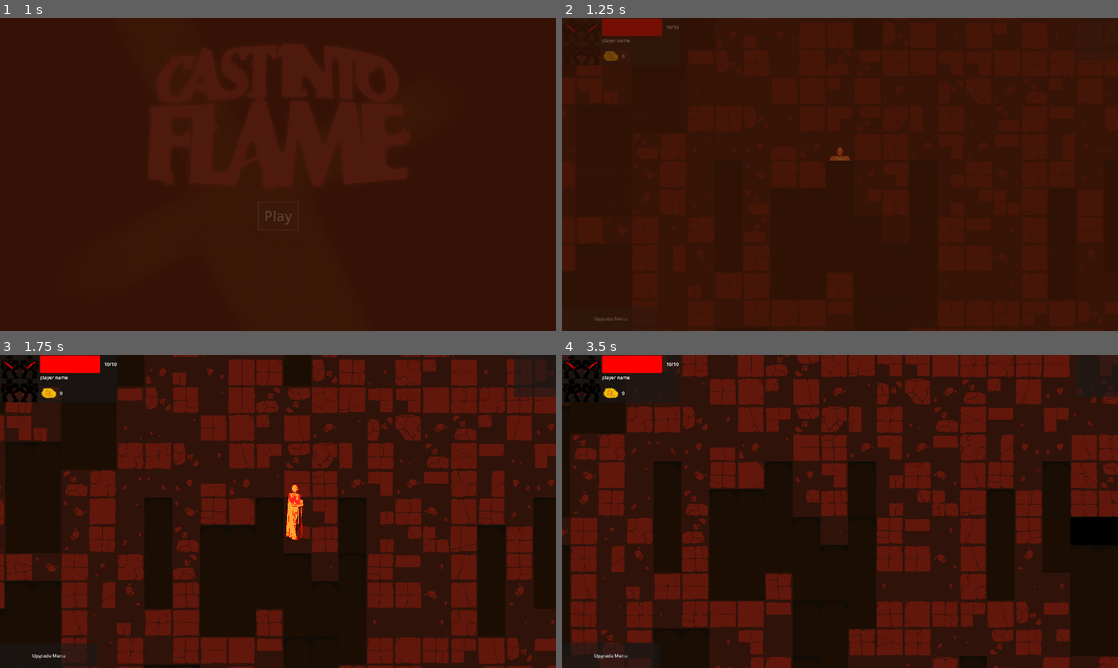
Above: before the commit, frames 1-4 (two rows, left to right).
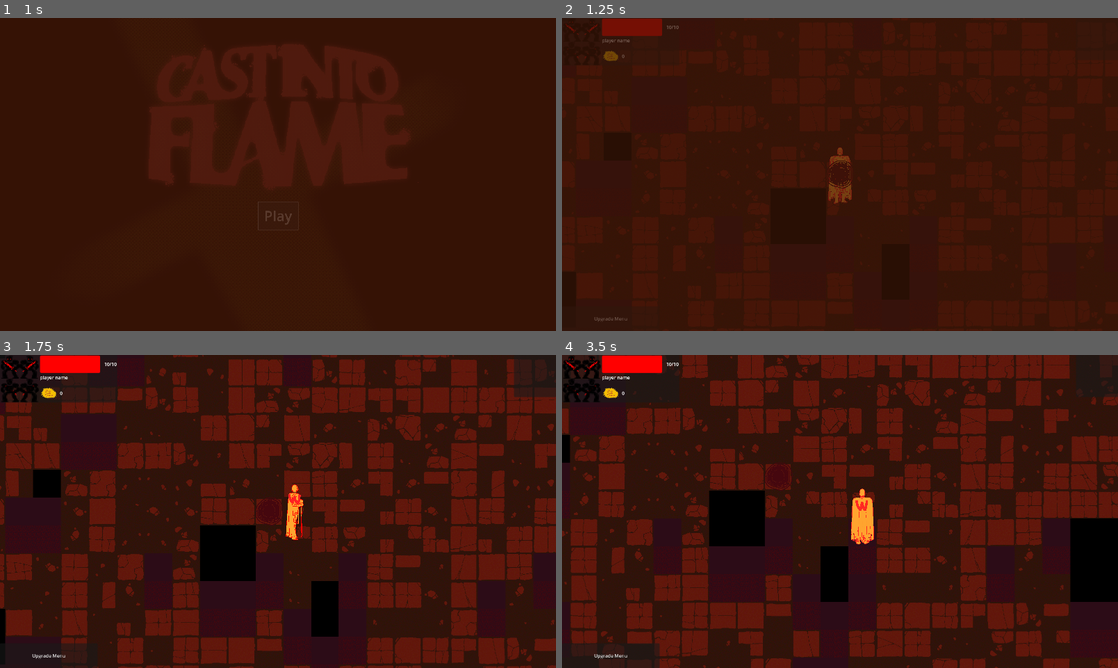
Above: after the commit, the same moments.

Repository: jible/capstone
Game: Godot game, scene res://scenes/testScenes/main_menu.tscn
The game is run twice, just before and just after one commit, with the same random seed, the same clock (stepped at 60 frames per second) and the same inputs. The engine's default icon, where the game draws it, is replaced by a stand-in: a white triangle on a blue panel in a dark square.
Inputs (mouse positions are in pixels of both pictures, inside the frame that each line leads up to):
- Up to frame 1 (1 s): click "Play" at 0.5 s
- Up to frame 2 (1.25 s): no input
- Up to frame 3 (1.75 s): move the mouse to (400, 495) at 1.27 s; hold Right (right) from 1.28 s (still down); hold Space (attack) from 1.28 s (still down)
- Up to frame 4 (3.5 s): move the mouse to (728, 527) at 2.02 s; release Right (right) at 2.03 s; release Space (attack) at 2.03 s; hold Down (down) 2.03-2.78 s; tap Space (attack) at 2.1 s; move the mouse to (895, 442) at 2.77 s; hold Right (right) from 2.78 s (still down); hold Space (attack) from 2.78 s (still down)

Frame 1 is identical in both runs. In frame 2, 0.3% of the frame differs, in the area x 2-100%, y 28-100%; in frame 3, 12%; in frame 4, 19%, in the area x 0-100%, y 0-100%.

Commit message:
Revert "version 0.35"

Diff:
--- a/project.godot
+++ b/project.godot
@@ -31,6 +31,7 @@
 
 window/size/viewport_width=1920
 window/size/viewport_height=1080
+window/size/mode=3
 window/size/initial_position_type=0
 window/size/window_width_override=1920
 window/size/window_height_override=1080
--- a/scenes/level_generator.tscn
+++ b/scenes/level_generator.tscn
@@ -11,17 +11,12 @@
 resource_name = "walls"
 texture = ExtResource("3_r8qfe")
 texture_region_size = Vector2i(120, 120)
+use_texture_padding = false
 0:0/0 = 0
-0:0/0/physics_layer_0/polygon_0/points = PackedVector2Array(60, 60, -60, 60, -60, -60, 60, -60)
 1:0/0 = 0
-1:0/0/z_index = 1
-2:0/0 = 0
-2:0/0/z_index = 1
 
 [sub_resource type="TileSet" id="TileSet_0kjvg"]
 tile_size = Vector2i(120, 120)
-physics_layer_0/collision_layer = 3
-physics_layer_0/collision_mask = 3
 sources/0 = SubResource("TileSetAtlasSource_sr1dw")
 
 [sub_resource type="NavigationPolygon" id="NavigationPolygon_2pohe"]
--- a/scenes/prefabs/collectable.tscn
+++ b/scenes/prefabs/collectable.tscn
@@ -1,8 +1,7 @@
-[gd_scene load_steps=5 format=3 uid="uid://y552t2bx22bv"]
+[gd_scene load_steps=4 format=3 uid="uid://y552t2bx22bv"]
 
 [ext_resource type="Script" path="res://scripts/collectable.gd" id="1_7ahly"]
 [ext_resource type="Texture2D" uid="uid://c7850720ld0bf" path="res://assets/sprites/currency-prototype.png" id="2_468n4"]
-[ext_resource type="Texture2D" uid="uid://btawghlpn4ah1" path="res://assets/images/particle.jpg" id="3_q4sbc"]
 
 [sub_resource type="CircleShape2D" id="CircleShape2D_be6op"]
 
@@ -17,20 +16,3 @@
 
 [node name="Sprite2D" type="Sprite2D" parent="."]
 texture = ExtResource("2_468n4")
-
-[node name="CPUParticles2D" type="CPUParticles2D" parent="."]
-scale = Vector2(0.5, 0.5)
-amount = 27
-speed_scale = 0.3
-texture = ExtResource("3_q4sbc")
-emission_shape = 1
-emission_sphere_radius = 5.98
-spread = 20.12
-gravity = Vector2(0, 0)
-angular_velocity_max = 10.0
-linear_accel_min = 6.83
-linear_accel_max = 43.83
-radial_accel_min = 29.81
-radial_accel_max = 29.81
-tangential_accel_max = 4.7
-scale_amount_min = 0.0
--- a/scenes/prefabs/npcs/enemies/basic_enemy.tscn
+++ b/scenes/prefabs/npcs/enemies/basic_enemy.tscn
@@ -299,19 +299,10 @@
 }, {
 "duration": 1.0,
 "texture": SubResource("AtlasTexture_2ntkl")
-}, {
-"duration": 1.0,
-"texture": SubResource("AtlasTexture_6ftiv")
-}, {
-"duration": 1.0,
-"texture": SubResource("AtlasTexture_eql2g")
-}, {
-"duration": 1.0,
-"texture": SubResource("AtlasTexture_cugn7")
 }],
 "loop": false,
 "name": &"death",
-"speed": 15.0
+"speed": 5.0
 }, {
 "frames": [{
 "duration": 1.0,
@@ -328,19 +319,10 @@
 }, {
 "duration": 1.0,
 "texture": SubResource("AtlasTexture_ueg55")
-}, {
-"duration": 1.0,
-"texture": SubResource("AtlasTexture_q6xrq")
-}, {
-"duration": 1.0,
-"texture": SubResource("AtlasTexture_qbxw1")
-}, {
-"duration": 1.0,
-"texture": SubResource("AtlasTexture_8ujhu")
 }],
 "loop": false,
 "name": &"hurt_east",
-"speed": 15.0
+"speed": 5.0
 }, {
 "frames": [{
 "duration": 1.0,
@@ -357,19 +339,10 @@
 }, {
 "duration": 1.0,
 "texture": SubResource("AtlasTexture_2g3id")
-}, {
-"duration": 1.0,
-"texture": SubResource("AtlasTexture_s4ble")
-}, {
-"duration": 1.0,
-"texture": SubResource("AtlasTexture_ppxgu")
-}, {
-"duration": 1.0,
-"texture": SubResource("AtlasTexture_2cwvf")
 }],
 "loop": false,
 "name": &"hurt_north",
-"speed": 15.0
+"speed": 5.0
 }, {
 "frames": [{
 "duration": 1.0,
@@ -386,19 +359,10 @@
 }, {
 "duration": 1.0,
 "texture": SubResource("AtlasTexture_86euh")
-}, {
-"duration": 1.0,
-"texture": SubResource("AtlasTexture_hlpqc")
-}, {
-"duration": 1.0,
-"texture": SubResource("AtlasTexture_8qqwe")
-}, {
-"duration": 1.0,
-"texture": SubResource("AtlasTexture_7nvvu")
 }],
 "loop": false,
 "name": &"hurt_south",
-"speed": 15.0
+"speed": 5.0
 }, {
 "frames": [{
 "duration": 1.0,
@@ -415,19 +379,10 @@
 }, {
 "duration": 1.0,
 "texture": SubResource("AtlasTexture_bwwfv")
-}, {
-"duration": 1.0,
-"texture": SubResource("AtlasTexture_x0efr")
-}, {
-"duration": 1.0,
-"texture": SubResource("AtlasTexture_70tr4")
-}, {
-"duration": 1.0,
-"texture": SubResource("AtlasTexture_wdmts")
 }],
 "loop": false,
 "name": &"hurt_west",
-"speed": 15.0
+"speed": 5.0
 }, {
 "frames": [{
 "duration": 1.0,
@@ -444,19 +399,10 @@
 }, {
 "duration": 1.0,
 "texture": SubResource("AtlasTexture_3neil")
-}, {
-"duration": 1.0,
-"texture": SubResource("AtlasTexture_xh0bh")
-}, {
-"duration": 1.0,
-"texture": SubResource("AtlasTexture_2p21s")
-}, {
-"duration": 1.0,
-"texture": SubResource("AtlasTexture_028w1")
 }],
 "loop": true,
 "name": &"idle_east",
-"speed": 15.0
+"speed": 5.0
 }, {
 "frames": [{
 "duration": 1.0,
@@ -473,19 +419,10 @@
 }, {
 "duration": 1.0,
 "texture": SubResource("AtlasTexture_58jmu")
-}, {
-"duration": 1.0,
-"texture": SubResource("AtlasTexture_cpvyc")
-}, {
-"duration": 1.0,
-"texture": SubResource("AtlasTexture_2hhyi")
-}, {
-"duration": 1.0,
-"texture": SubResource("AtlasTexture_1pojd")
 }],
 "loop": true,
 "name": &"idle_north",
-"speed": 15.0
+"speed": 5.0
 }, {
 "frames": [{
 "duration": 1.0,
@@ -502,19 +439,10 @@
 }, {
 "duration": 1.0,
 "texture": SubResource("AtlasTexture_k4rwe")
-}, {
-"duration": 1.0,
-"texture": SubResource("AtlasTexture_0qhdk")
-}, {
-"duration": 1.0,
-"texture": SubResource("AtlasTexture_l66eu")
-}, {
-"duration": 1.0,
-"texture": SubResource("AtlasTexture_ulpki")
 }],
 "loop": true,
 "name": &"idle_south",
-"speed": 15.0
+"speed": 5.0
 }, {
 "frames": [{
 "duration": 1.0,
@@ -531,19 +459,10 @@
 }, {
 "duration": 1.0,
 "texture": SubResource("AtlasTexture_dj0lc")
-}, {
-"duration": 1.0,
-"texture": SubResource("AtlasTexture_vflak")
-}, {
-"duration": 1.0,
-"texture": SubResource("AtlasTexture_f2dsl")
-}, {
-"duration": 1.0,
-"texture": SubResource("AtlasTexture_wl2nn")
 }],
 "loop": true,
 "name": &"idle_west",
-"speed": 15.0
+"speed": 5.0
 }, {
 "frames": [{
 "duration": 1.0,
@@ -560,19 +479,10 @@
 }, {
 "duration": 1.0,
 "texture": SubResource("AtlasTexture_fkg6q")
-}, {
-"duration": 1.0,
-"texture": SubResource("AtlasTexture_hu4is")
-}, {
-"duration": 1.0,
-"texture": SubResource("AtlasTexture_k4fhu")
-}, {
-"duration": 1.0,
-"texture": SubResource("AtlasTexture_cntqv")
 }],
 "loop": true,
 "name": &"pursuit_east",
-"speed": 15.0
+"speed": 5.0
 }, {
 "frames": [{
 "duration": 1.0,
@@ -589,19 +499,10 @@
 }, {
 "duration": 1.0,
 "texture": SubResource("AtlasTexture_m38u3")
-}, {
-"duration": 1.0,
-"texture": SubResource("AtlasTexture_wykur")
-}, {
-"duration": 1.0,
-"texture": SubResource("AtlasTexture_51na6")
-}, {
-"duration": 1.0,
-"texture": SubResource("AtlasTexture_trbcc")
 }],
 "loop": true,
 "name": &"pursuit_north",
-"speed": 15.0
+"speed": 5.0
 }, {
 "frames": [{
 "duration": 1.0,
@@ -618,19 +519,10 @@
 }, {
 "duration": 1.0,
 "texture": SubResource("AtlasTexture_nu3wr")
-}, {
-"duration": 1.0,
-"texture": SubResource("AtlasTexture_0b245")
-}, {
-"duration": 1.0,
-"texture": SubResource("AtlasTexture_x4fxm")
-}, {
-"duration": 1.0,
-"texture": SubResource("AtlasTexture_b5wwa")
 }],
 "loop": true,
 "name": &"pursuit_south",
-"speed": 15.0
+"speed": 5.0
 }, {
 "frames": [{
 "duration": 1.0,
@@ -647,19 +539,10 @@
 }, {
 "duration": 1.0,
 "texture": SubResource("AtlasTexture_63k55")
-}, {
-"duration": 1.0,
-"texture": SubResource("AtlasTexture_ybcsk")
-}, {
-"duration": 1.0,
-"texture": SubResource("AtlasTexture_34kgs")
-}, {
-"duration": 1.0,
-"texture": SubResource("AtlasTexture_fs4uq")
 }],
 "loop": true,
 "name": &"pursuit_west",
-"speed": 15.0
+"speed": 5.0
 }]
 
 [node name="Basic Enemy" type="CharacterBody2D" node_paths=PackedStringArray("mobility_manager", "state_machine", "hitbox", "hurtbox", "sprite_manager", "health_manager", "navigator")]
@@ -707,7 +590,8 @@
 
 [node name="Animation Manager" parent="." instance=ExtResource("9_37jjd")]
 sprite_frames = SubResource("SpriteFrames_d4jv7")
-animation = &"pursuit_south"
+animation = &"pursuit_west"
+autoplay = "pursuit_east"
 
 [node name="Hitbox" parent="." instance=ExtResource("5_pk3ql")]
 collision_layer = 32
--- a/scenes/prefabs/player/player.tscn
+++ b/scenes/prefabs/player/player.tscn
@@ -582,11 +582,11 @@
 "speed": 5.0
 }]
 
-[sub_resource type="ConvexPolygonShape2D" id="ConvexPolygonShape2D_qh38c"]
-points = PackedVector2Array(-10, -10, 10, -10, 11, -20, -11, -20)
+[sub_resource type="CircleShape2D" id="CircleShape2D_kqpcb"]
+radius = 31.0161
 
 [sub_resource type="RectangleShape2D" id="RectangleShape2D_80b3n"]
-size = Vector2(102, 122.99)
+size = Vector2(200, 200)
 
 [node name="Player" type="CharacterBody2D" node_paths=PackedStringArray("mobility_manager", "state_machine", "hitbox", "hurtbox", "sprite_manager", "direction_manager", "health_manager", "pick_up", "speaker") groups=["Player"]]
 collision_mask = 67
@@ -604,12 +604,11 @@
 
 [node name="Animation Manager" parent="." instance=ExtResource("9_sc1mn")]
 sprite_frames = SubResource("SpriteFrames_mf368")
-animation = &"walk_north"
+animation = &"idle_south"
 
 [node name="CollisionShape2D" type="CollisionShape2D" parent="."]
-position = Vector2(0.647182, 3)
-scale = Vector2(4.98133, -5.97068)
-shape = SubResource("ConvexPolygonShape2D_qh38c")
+position = Vector2(-1, 99)
+shape = SubResource("CircleShape2D_kqpcb")
 
 [node name="Mobility Manager" parent="." instance=ExtResource("14_2dfdq")]
 base_max_speed = 250
@@ -647,12 +646,9 @@
 detecting = false
 
 [node name="CollisionShape2D" parent="Hitbox" index="0"]
-position = Vector2(0, 61.7489)
-scale = Vector2(1.44, 1.08413)
 shape = SubResource("RectangleShape2D_80b3n")
 
 [node name="Hurtbox" parent="." instance=ExtResource("9_po6ig")]
-scale = Vector2(0.652757, 1.79526)
 collision_layer = 4
 collision_mask = 32
 
@@ -662,9 +658,6 @@
 
 [node name="Pick Up" parent="." node_paths=PackedStringArray("speaker") instance=ExtResource("15_nqwto")]
 speaker = NodePath("../Inventory Sounds")
-
-[node name="CollisionShape2D" parent="Pick Up" index="0"]
-scale = Vector2(0.650361, 1.9344)
 
 [node name="Voice" type="AudioStreamPlayer2D" parent="."]
 max_polyphony = 10
--- a/scripts/level_generator.gd
+++ b/scripts/level_generator.gd
@@ -109,7 +109,5 @@
 				layers["environment"].set_cell(pos, 0, Vector2i(9, 9))
 
 			if map.get_tile(pos).type == null && check_wall.y < map.size.y && map.get_tile(check_wall).type == "floor":
-				layers["walls"].set_cell(Vector2(x,y), 0, Vector2i(0,0))
-				layers["walls"].set_cell(Vector2(x,y - 1), 0, Vector2i(0,0))
-				layers["walls"].set_cell(Vector2(x,y - 2), 0, Vector2i(1,0))
-				layers["walls"].set_cell(Vector2(x,y - 3), 0, Vector2i(2,0))
+				layers["walls"].set_cell(pos, 0, Vector2i(0,0))
+				layers["walls"].set_cell(Vector2(x,y - 1 ), 0, Vector2i(1,0))
Binary file removed: assets/images/particle.jpg
Not shown, removed: assets/images/particle.jpg.import
Binary file changed: assets/tilesets/wall_tileset.png
Not shown: 1 places in scenes/prefabs/player/player.tscn that only renumber resources
Not shown, changed: CHANGELOG.md
